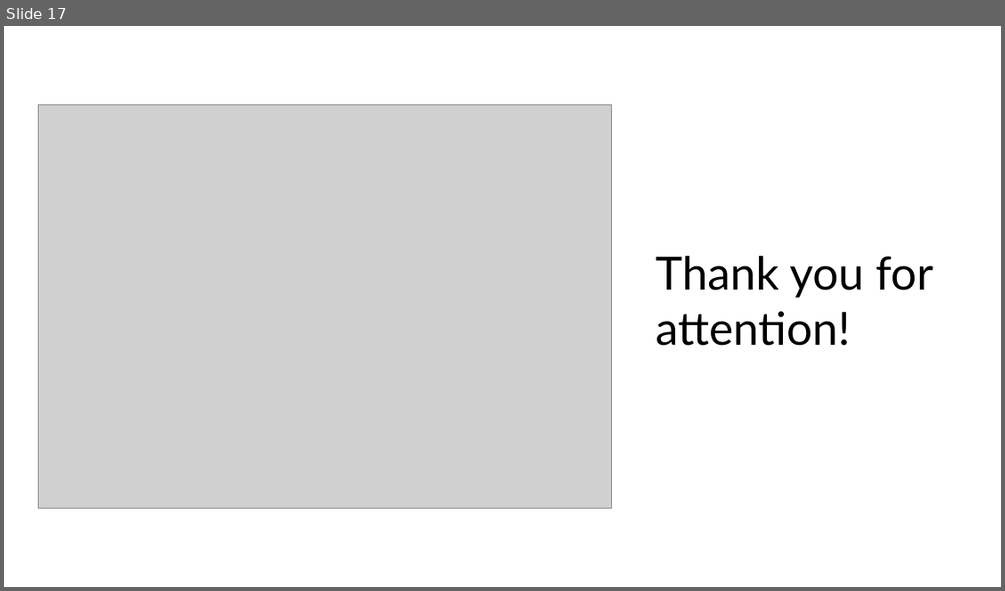
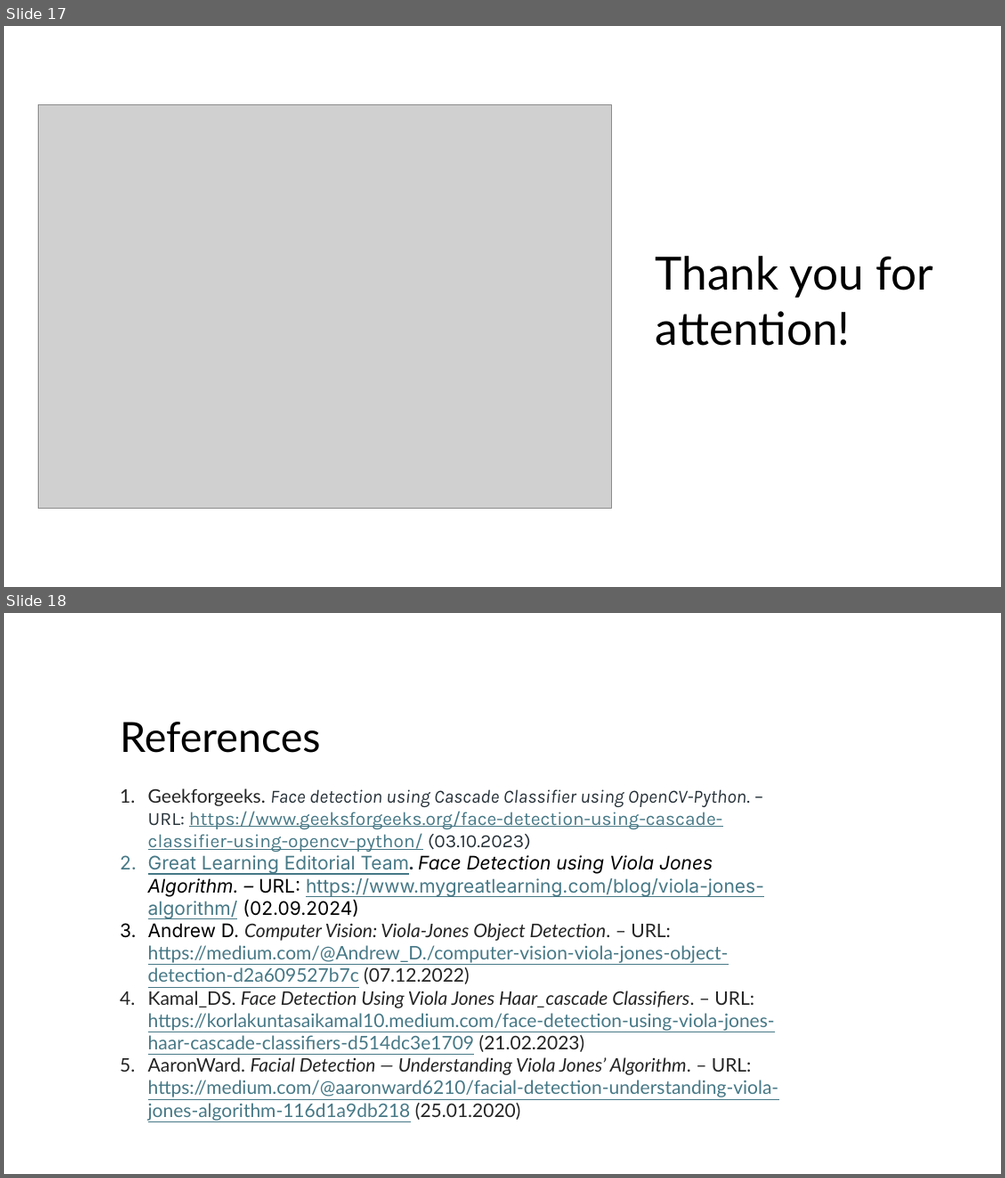
Before and after one commit to suleymenovainkara/Viola-Jones-algorithm, a slide deck: viola jones.pptx. Shown one above the other, each under a label of ours: slide 17 before the commit, slides 17 and 18 after it. The pictures are 1005x591 and 1005x1178 pixels, drawn with LibreOffice and Linux fonts; fonts in the diff are those of the drawing; grey boxes stand for pictures. Boxes give left, top, right and bottom in pixels: in the first picture for what was removed or moved away, otherwise in the second. Text is boxed around its words. In the diff, an @@ line names an element or a change of style, - is before the commit and + after.

```diff
--- a/viola jones.pptx
+++ b/viola jones.pptx
@@ slide 18 added at (4, 613, 1001, 1174), background #FFFFFF @@
@@ text added at (120, 722, 320, 753), 40 pt, text #000000 @@
+References
@@ text added at (148, 788, 779, 1120), 18 pt, text #467886, underline @@
+1. Geekforgeeks. Face detection using Cascade Classifier using OpenCV-Python. – URL: https://www.geeksforgeeks.org/face-detection-using-cascade-classifier-using-opencv-python/ (03.10.2023)
+2. Great Learning Editorial Team. Face Detection using Viola Jones Algorithm. – URL: https://www.mygreatlearning.com/blog/viola-jones-algorithm/ (02.09.2024)
+3. Andrew D. Computer Vision: Viola-Jones Object Detection. – URL: https://medium.com/@Andrew_D./computer-vision-viola-jones-object-detection-d2a609527b7c (07.12.2022)
+4. Kamal_DS. Face Detection Using Viola Jones Haar_cascade Classifiers. – URL: https://korlakuntasaikamal10.medium.com/face-detection-using-viola-jones-haar-cascade-classifiers-d514dc3e1709 (21.02.2023)
+5. AaronWard. Facial Detection — Understanding Viola Jones’ Algorithm. – URL: https://medium.com/@aaronward6210/facial-detection-understanding-viola-jones-algorithm-116d1a9db218 (25.01.2020)
```
